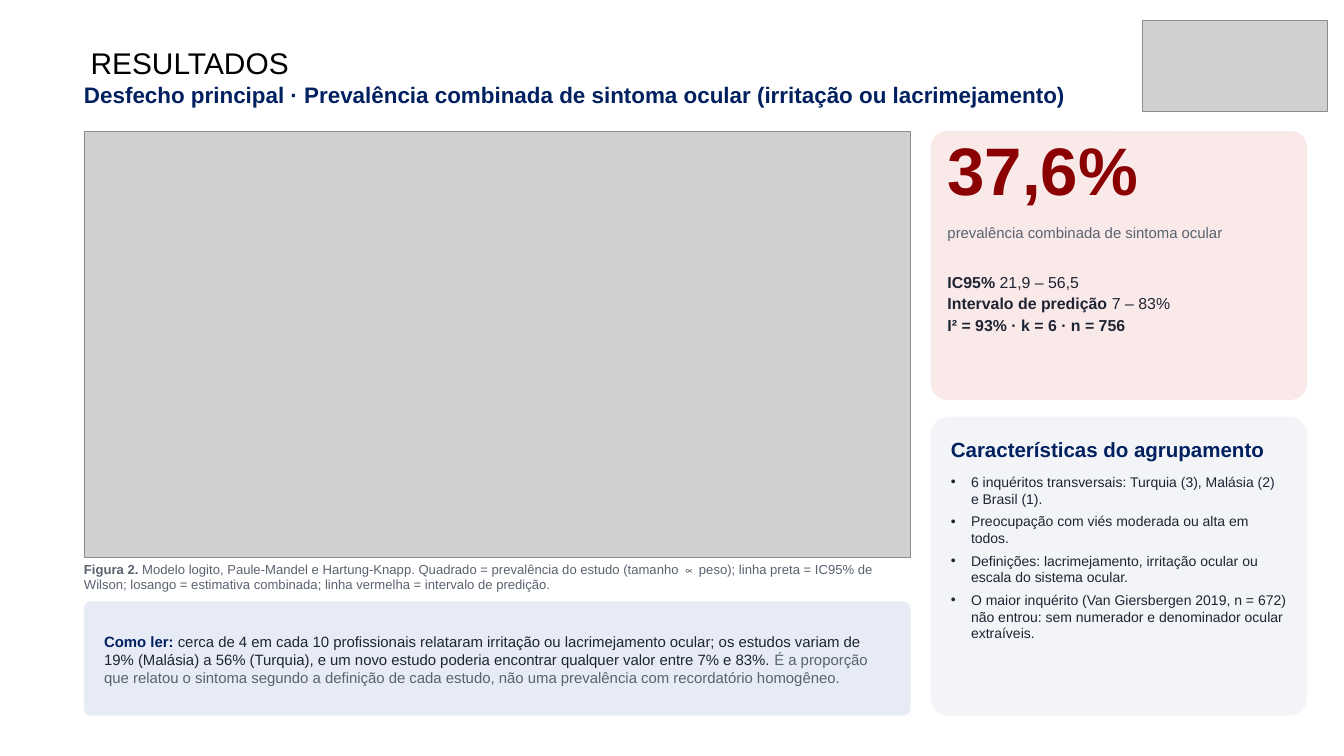
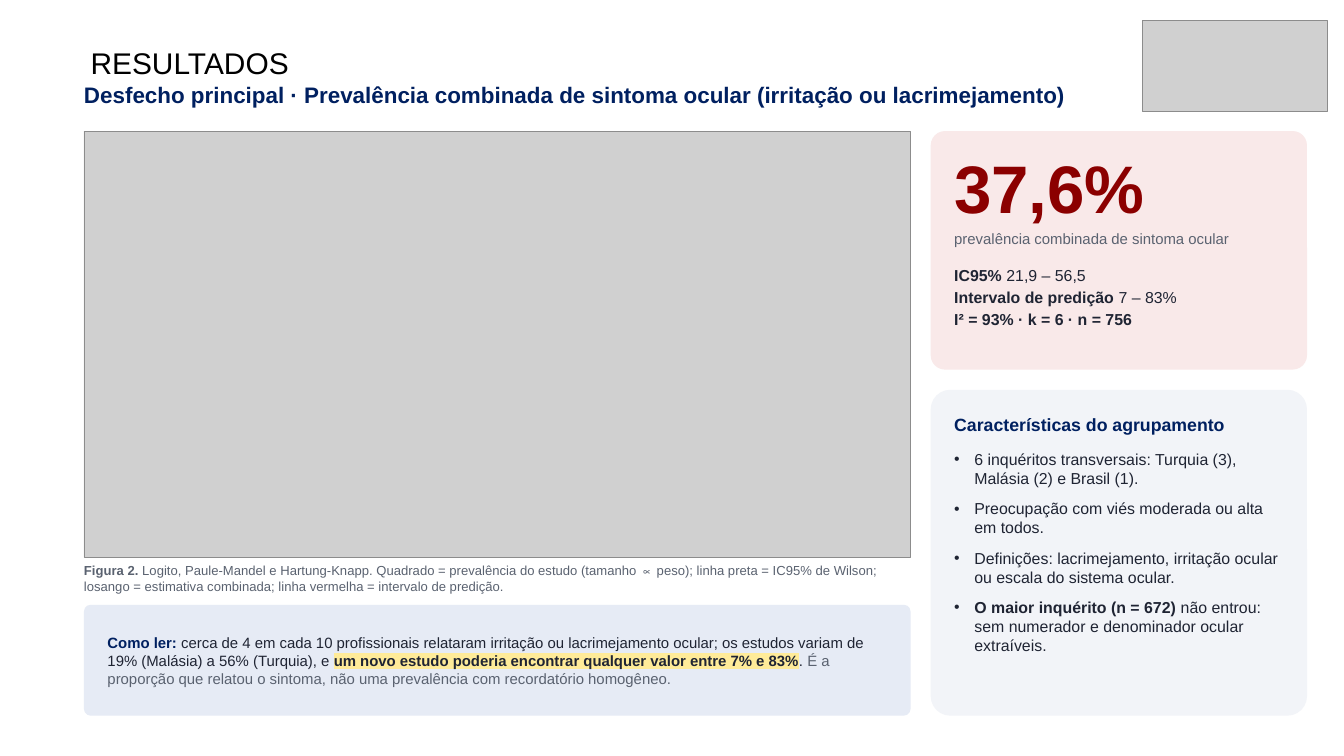
Before and after one commit to ravibuzz/IC-fumaca, a slide deck: slide 12 of apresentacao/SEMICA_Fumaca_Cirurgica_Baccaro.pptx (slide 11 before the commit). Drawn at 1344x756 pixels with LibreOffice and Linux fonts; fonts in the diff are those of the drawing; grey boxes stand for pictures; background and template pictures are left out. Boxes give left, top, right and bottom in pixels: in the first picture for what was removed or moved away, otherwise in the second. Text is boxed around its words. In the diff, an @@ line names an element or a change of style, - is before the commit and + after.

```diff
--- a/apresentacao/SEMICA_Fumaca_Cirurgica_Baccaro.pptx
+++ b/apresentacao/SEMICA_Fumaca_Cirurgica_Baccaro.pptx
@@ rounded rectangle resized from (x1=931, y1=131, x2=1307, y2=400) to (x1=931, y1=131, x2=1307, y2=370) @@
@@ text "37,6%" moved from (x1=947, y1=148, x2=1137, y2=206) to (x1=954, y1=166, x2=1144, y2=224) @@
@@ text "37,6%" at (x1=954, y1=166, x2=1144, y2=224): line spacing 0.95 to 1 @@
@@ text "prevalência combinada de sintoma ocular" moved from (x1=947, y1=227, x2=1223, y2=241) to (x1=954, y1=233, x2=1229, y2=247) @@
@@ text "prevalência combinada de sintoma ocular" at (x1=954, y1=233, x2=1229, y2=247): line spacing 1.05 to 1 @@
@@ text "IC95% 21,9 – 56,5" moved from (x1=947, y1=277, x2=1170, y2=331) to (x1=954, y1=270, x2=1177, y2=325) @@
@@ rounded rectangle resized from (x1=931, y1=417, x2=1307, y2=716) to (x1=931, y1=390, x2=1307, y2=716) @@
@@ text "Características do agrupamento" moved from (x1=951, y1=442, x2=1264, y2=462) to (x1=954, y1=418, x2=1224, y2=435) @@
@@ text "Características do agrupamento" at (x1=954, y1=418, x2=1224, y2=435): size 22 to 19 pt @@
@@ text "6 inquéritos transversais: Turquia (3), ..." moved from (x1=971, y1=476, x2=1286, y2=638) to (x1=974, y1=453, x2=1278, y2=651) @@
@@ text at (x1=974, y1=453, x2=1278, y2=583): size 15 to 17 pt in "6 inquéritos transversais: Turquia (3), Malásia (2) ...", "Preocupação com viés moderada ou alta em ...", "Definições: lacrimejamento, irritação ocular ou escala do ..."; more space between paragraphs @@
@@ text at (x1=84, y1=565, x2=877, y2=594): text changed @@
-Figura 2. Modelo logito, Paule-Mandel e Hartung-Knapp. Quadrado = prevalência do estudo (tamanho ∝ peso); linha preta = IC95% de Wilson; losango = estimativa combinada; linha vermelha = intervalo de predição.
+Figura 2. Logito, Paule-Mandel e Hartung-Knapp. Quadrado = prevalência do estudo (tamanho ∝ peso); linha preta = IC95% de Wilson; losango = estimativa combinada; linha vermelha = intervalo de predição.
@@ rounded rectangle resized from (x1=84, y1=601, x2=911, y2=716) to (x1=84, y1=605, x2=911, y2=716) @@
@@ text at (x1=974, y1=601, x2=1261, y2=651): text changed; size 15 to 17 pt @@
-• O maior inquérito (Van Giersbergen 2019, n = 672) não entrou: sem numerador e denominador ocular extraíveis.
+• O maior inquérito (n = 672) não entrou: sem numerador e denominador ocular extraíveis.
@@ text at (x1=107, y1=637, x2=864, y2=687): text changed @@
-Como ler: cerca de 4 em cada 10 profissionais relataram irritação ou lacrimejamento ocular; os estudos variam de 19% (Malásia) a 56% (Turquia), e um novo estudo poderia encontrar qualquer valor entre 7% e 83%. É a proporção que relatou o sintoma segundo a definição de cada estudo, não uma prevalência com recordatório homogêneo.
+Como ler: cerca de 4 em cada 10 profissionais relataram irritação ou lacrimejamento ocular; os estudos variam de 19% (Malásia) a 56% (Turquia), e um novo estudo poderia encontrar qualquer valor entre 7% e 83%. É a proporção que relatou o sintoma, não uma prevalência com recordatório homogêneo.
```
Also in this commit, not shown: 18 other slides changed, 1 slide added, 26 other files.
